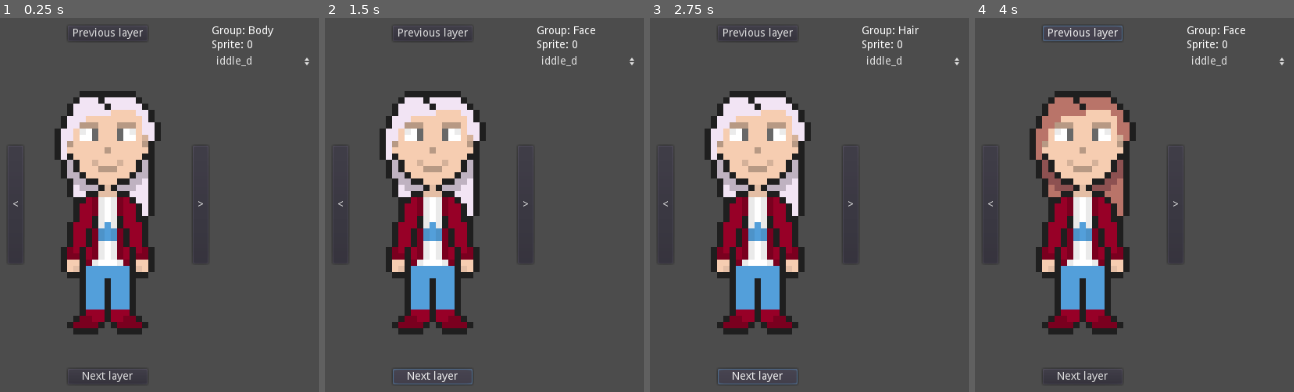
Above: before the commit, frames 1-4 (left to right).
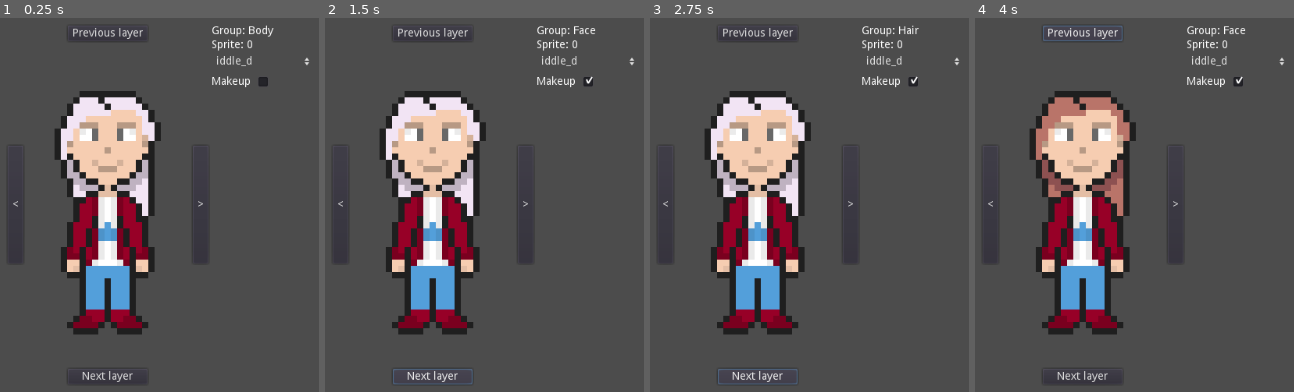
Above: after the commit, the same moments.

Repository: PKGaspi/godot-LayeredSprite
Game: Godot game, scene res://Game.tscn
Same seed, same stepped clock (60 frames per second), same inputs: the game is played once before the commit and once after it.
Inputs (mouse positions are in pixels of both pictures, inside the frame that each line leads up to):
- Up to frame 1 (0.25 s): no input
- Up to frame 2 (1.5 s): click (586, 81) at 0.52 s; click "Next layer" at 1.25 s
- Up to frame 3 (2.75 s): click "Next layer" at 2 s
- Up to frame 4 (4 s): click "<" at 2.75 s; click "Previous layer" at 3.5 s

The runs differ from the first frame. In frame 1, 0.2% of the frame differs, in the area x 66-85%, y 15-19%; in frame 2, 0.2%; in frame 3, 0.2%; in frame 4, 0.2%.
Error after the commit: Invalid call. Nonexistent function 'set_layer_visible' in base 'Node2D (LayeredSprite.gd)'. (res://Game.gd:37)

Commit message:
Added makeup checkbox

Diff:
--- a/Game.gd
+++ b/Game.gd
@@ -31,3 +31,7 @@
 
 func _on_Animations_item_selected(index: int) -> void:
 	layered_sprite.set_animation(animations_option.get_item_text(index))
+
+
+func _on_CheckBox_toggled(button_pressed):
+	layered_sprite.set_layer_visible("Makeup", button_pressed)
--- a/Game.tscn
+++ b/Game.tscn
@@ -233,6 +233,22 @@
 text = "Animation"
 flat = true
 
+[node name="Makeup" type="HBoxContainer" parent="MarginContainer/HBoxContainer/Values"]
+margin_top = 60.0
+margin_right = 130.0
+margin_bottom = 84.0
+
+[node name="Makeup" type="Label" parent="MarginContainer/HBoxContainer/Values/Makeup"]
+margin_top = 5.0
+margin_right = 50.0
+margin_bottom = 19.0
+text = "Makeup"
+
+[node name="CheckBox" type="CheckBox" parent="MarginContainer/HBoxContainer/Values/Makeup"]
+margin_left = 54.0
+margin_right = 78.0
+margin_bottom = 24.0
+
 [node name="LayeredSpriteCloset" type="Node" parent="."]
 script = ExtResource( 12 )
 _layered_sprite_path = NodePath("../LayeredSprite")
@@ -242,3 +258,4 @@
 [connection signal="button_up" from="MarginContainer/HBoxContainer/CenterRow/DownButton" to="LayeredSpriteCloset" method="next_group"]
 [connection signal="button_up" from="MarginContainer/HBoxContainer/Right/RightButton" to="LayeredSpriteCloset" method="next_sprite"]
 [connection signal="item_selected" from="MarginContainer/HBoxContainer/Values/Animations" to="." method="_on_Animations_item_selected"]
+[connection signal="toggled" from="MarginContainer/HBoxContainer/Values/Makeup/CheckBox" to="." method="_on_CheckBox_toggled"]
